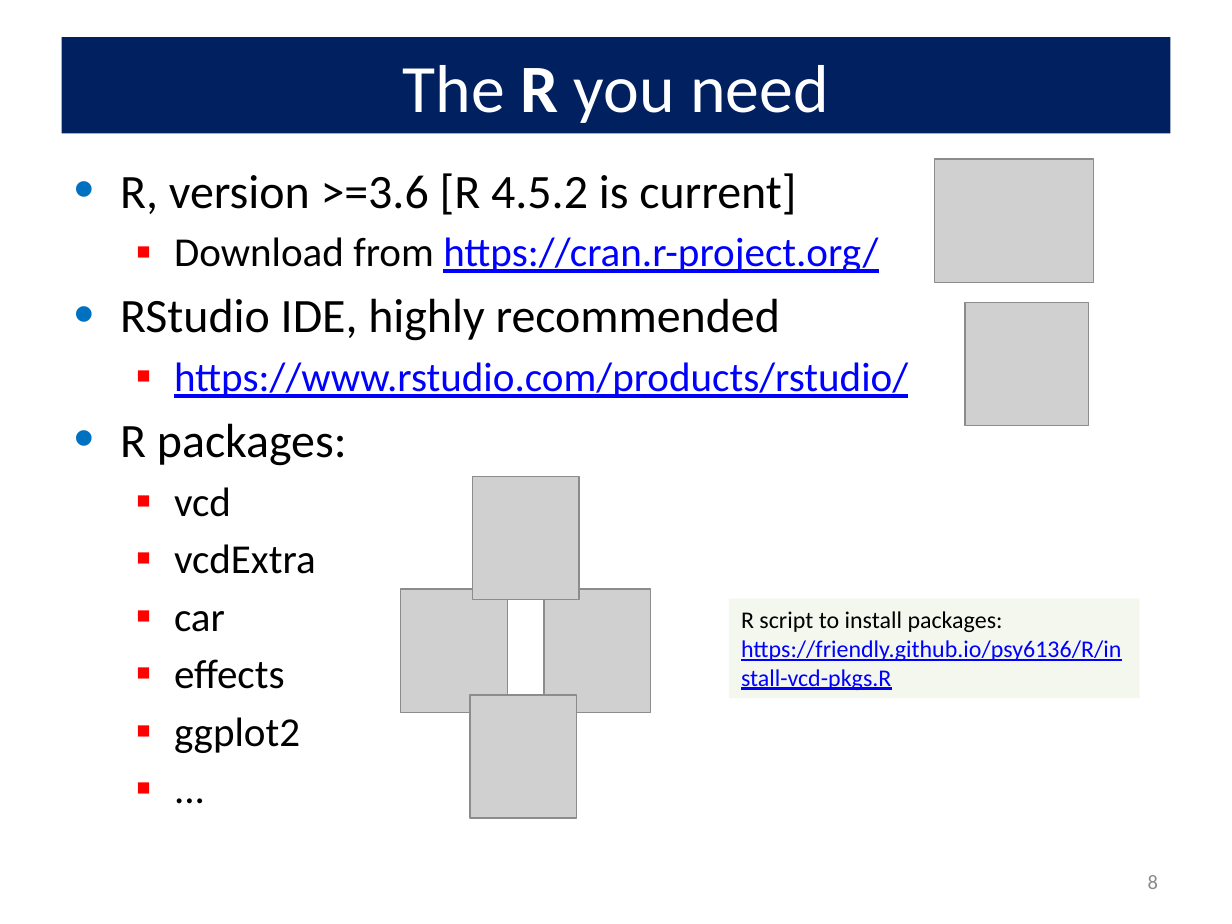
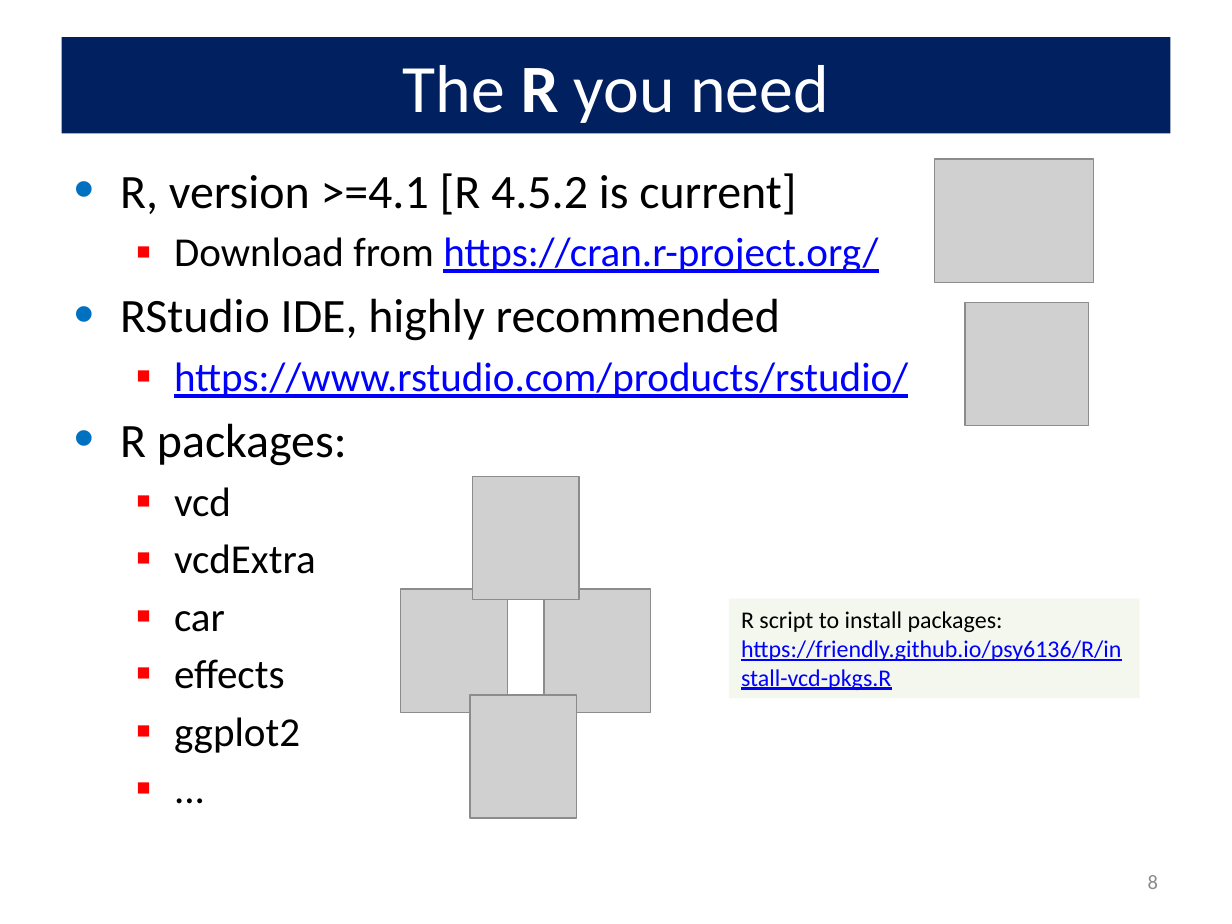
Before and after one commit to friendly/psy6136, a slide deck: slide 8 of lectures/01-Overview.pptx. Drawn at 1232x924 pixels with LibreOffice and Linux fonts; fonts in the diff are those of the drawing; grey boxes stand for pictures. Boxes give left, top, right and bottom in pixels: in the first picture for what was removed or moved away, otherwise in the second. Text is boxed around its words. In the diff, an @@ line names an element or a change of style, - is before the commit and + after.

```diff
--- a/lectures/01-Overview.pptx
+++ b/lectures/01-Overview.pptx
@@ text at [120,173,796,215]: text changed @@
-• R, version >=3.6 [R 4.5.2 is current]
+• R, version >=4.1 [R 4.5.2 is current]
```
Also in this commit, not shown: 15 other slides changed, 2 slides added, 1 slide removed, 7 other files.
